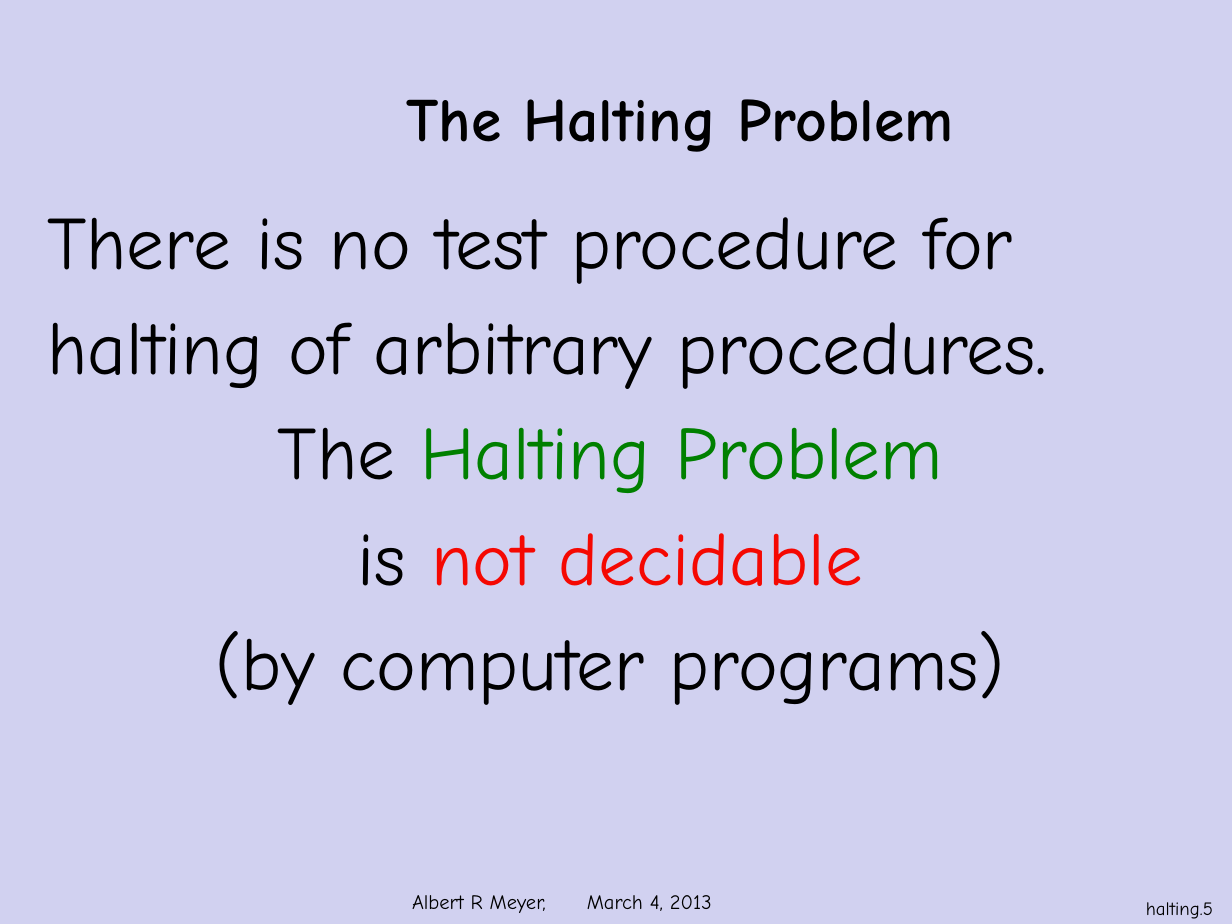
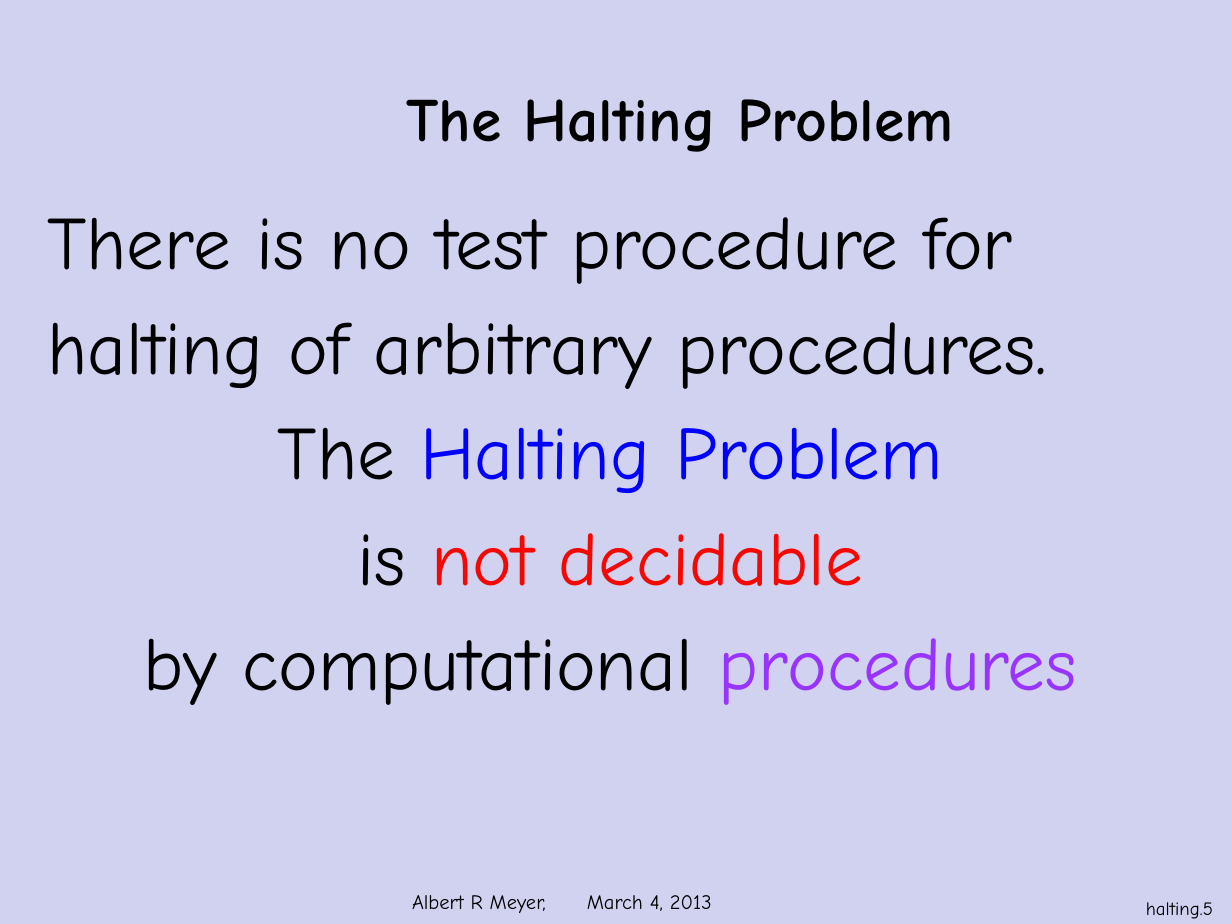
Before and after one commit to armeyer/mcs_web, a slide deck: slide 5 of spring13/slides13/halting-problem-no-diagram.pptx. Drawn at 1232x924 pixels with LibreOffice and Linux fonts; fonts in the diff are those of the drawing; background and template pictures are left out. Boxes give left, top, right and bottom in pixels: in the first picture for what was removed or moved away, otherwise in the second. Text is boxed around its words. In the diff, an @@ line names an element or a change of style, - is before the commit and + after.

Commit message:
edit halting-problem slides

```diff
--- a/spring13/slides13/halting-problem-no-diagram.pptx
+++ b/spring13/slides13/halting-problem-no-diagram.pptx
@@ text at (278, 427, 942, 493): text colour #008000 to #0000FF in "Halting Problem" @@
@@ text at (144, 638, 1077, 705): text changed @@
-(by computer programs)
+by computational procedures
```
Also in this commit, not shown: 14 other slides changed, 1 other file.
